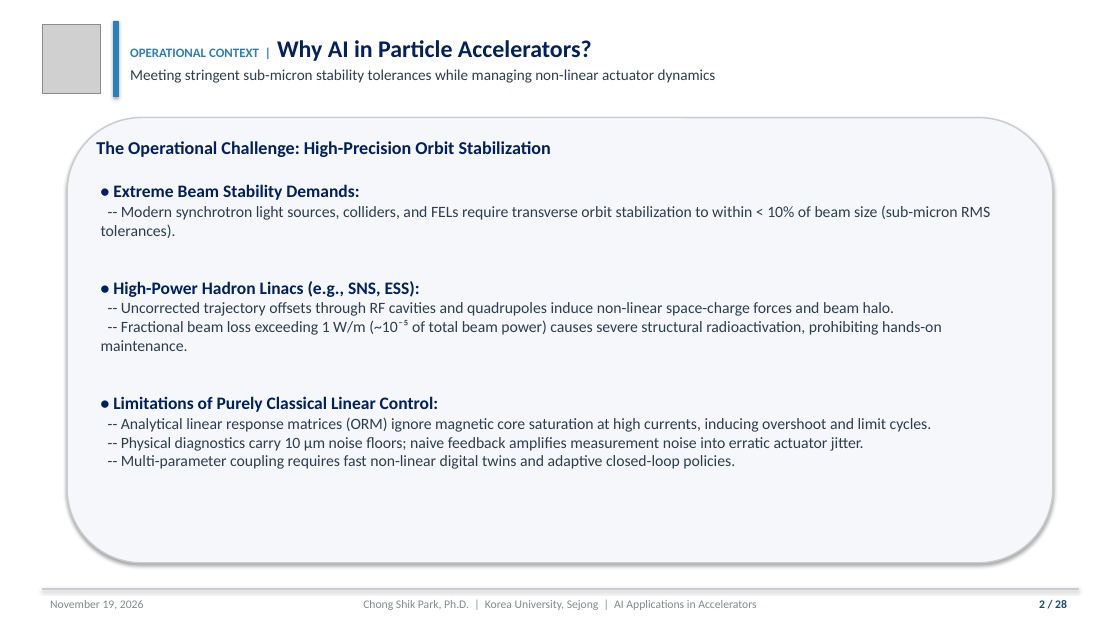
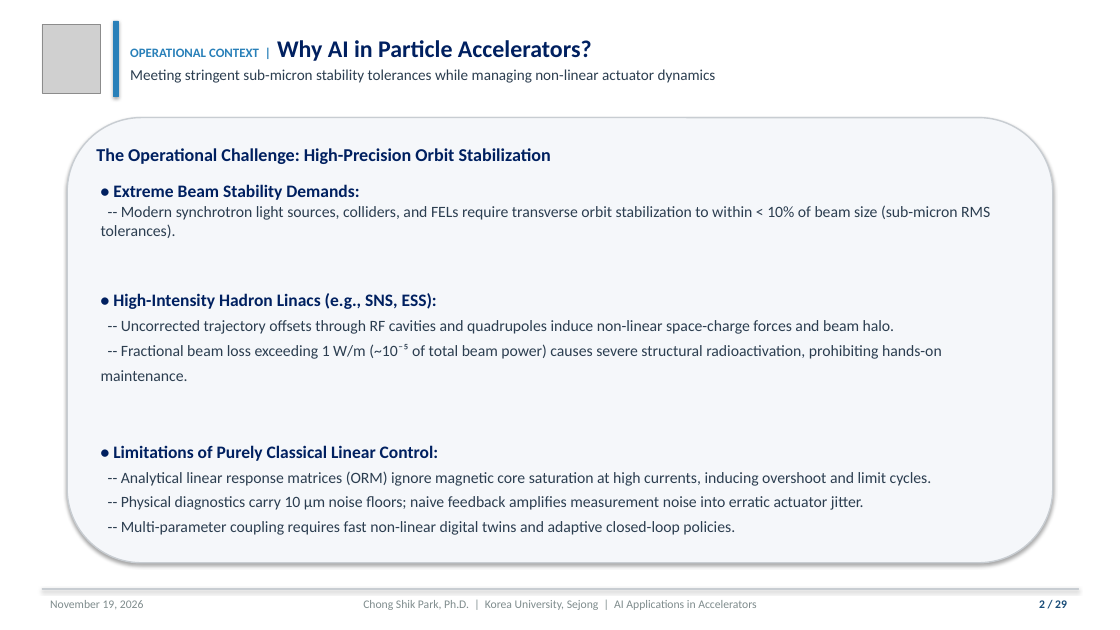
Before and after one commit to cspark7701/ai4acc-mini-hackathon, a slide deck: slide 2 of presentations/Lecture_1_AI_ML_Foundations_and_Control.pptx. Drawn at 1120x630 pixels with LibreOffice and Linux fonts; fonts in the diff are those of the drawing; grey boxes stand for pictures. Boxes give left, top, right and bottom in pixels: in the first picture for what was removed or moved away, otherwise in the second. Text is boxed around its words. In the diff, an @@ line names an element or a change of style, - is before the commit and + after.

```diff
--- a/presentations/Lecture_1_AI_ML_Foundations_and_Control.pptx
+++ b/presentations/Lecture_1_AI_ML_Foundations_and_Control.pptx
@@ text "The Operational Challenge: High-Precision Orbit ..." at [96, 148, 551, 164]: line spacing 1 to 1.31 @@
@@ text at [101, 184, 990, 535]: line spacing 1 to 1.31 @@
@@ text at [101, 293, 942, 381]: text changed @@
-• High-Power Hadron Linacs (e.g., SNS, ESS):
--- Uncorrected trajectory offsets through RF cavities and quadrupoles induce non-linear space-charge forces and beam halo.
--- Fractional beam loss exceeding 1 W/m (~10⁻⁵ of total beam power) causes severe structural radioactivation, prohibiting hands-on maintenance.
+• High-Intensity Hadron Linacs (e.g., SNS, ESS):
+-- Uncorrected trajectory offsets through RF cavities and quadrupoles induce non-linear space-charge forces and beam halo.
+-- Fractional beam loss exceeding 1 W/m (~10⁻⁵ of total beam power) causes severe structural radioactivation, prohibiting hands-on maintenance.
```
Also in this commit, not shown: 27 other slides changed, 1 slide added, 10 other files.
